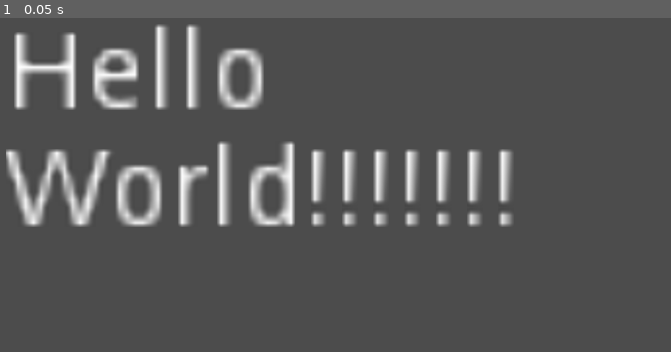
Above: before the commit, frame 1.
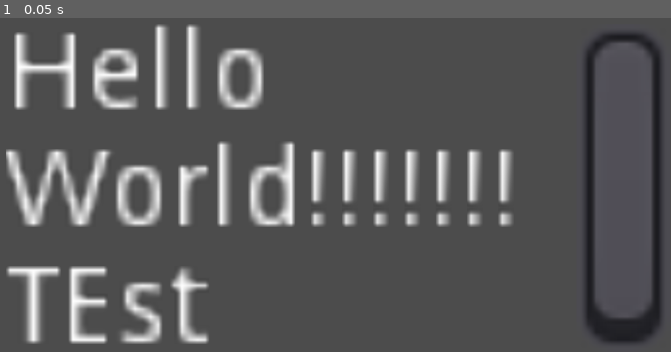
Above: after the commit, the same moment.

Repository: MyrenEario/SGJ25-CoopParkour
Game: Godot game, scene res://Main.tscn
Same seed, same stepped clock (60 frames per second), same inputs: the game is played once before the commit and once after it. The project has no main scene, so this scene is started directly.
Inputs:
- Up to frame 1 (0.05 s): no input

The runs differ from the first frame. In frame 1, 6.0% of the frame differs, in the area x 0-99%, y 4-98%.

Commit message:
Signed-off-by: Tyler4S <tyler.snow455@gmail.com>

Diff:
--- a/game/Main.tscn
+++ b/game/Main.tscn
@@ -6,9 +6,10 @@
 [node name="RichTextLabel" type="RichTextLabel" parent="."]
 margin_left = 10.0
 margin_top = 9.0
-margin_right = 78.0
-margin_bottom = 50.0
-text = "Hello World!!!!!!!"
+margin_right = 95.0
+margin_bottom = 51.0
+text = "Hello World!!!!!!!
+TEst"
 __meta__ = {
 "_edit_use_anchors_": false
 }
